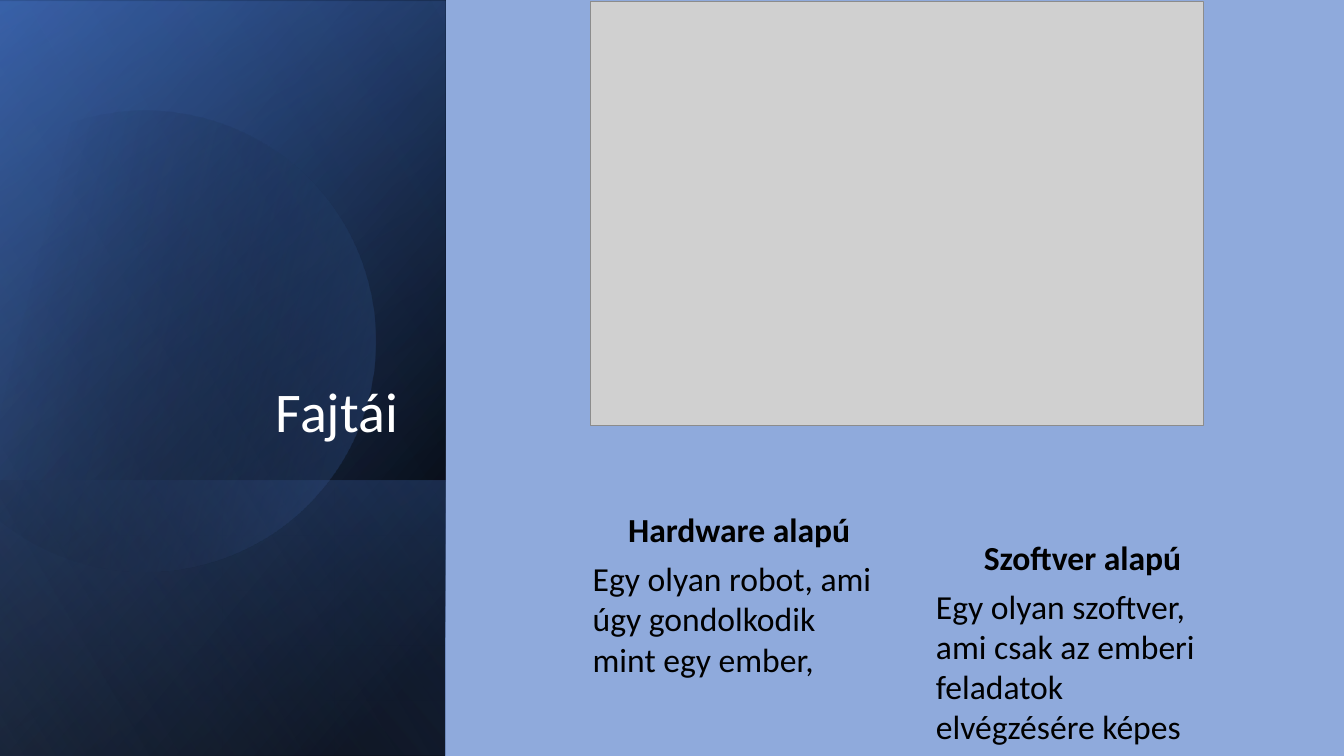
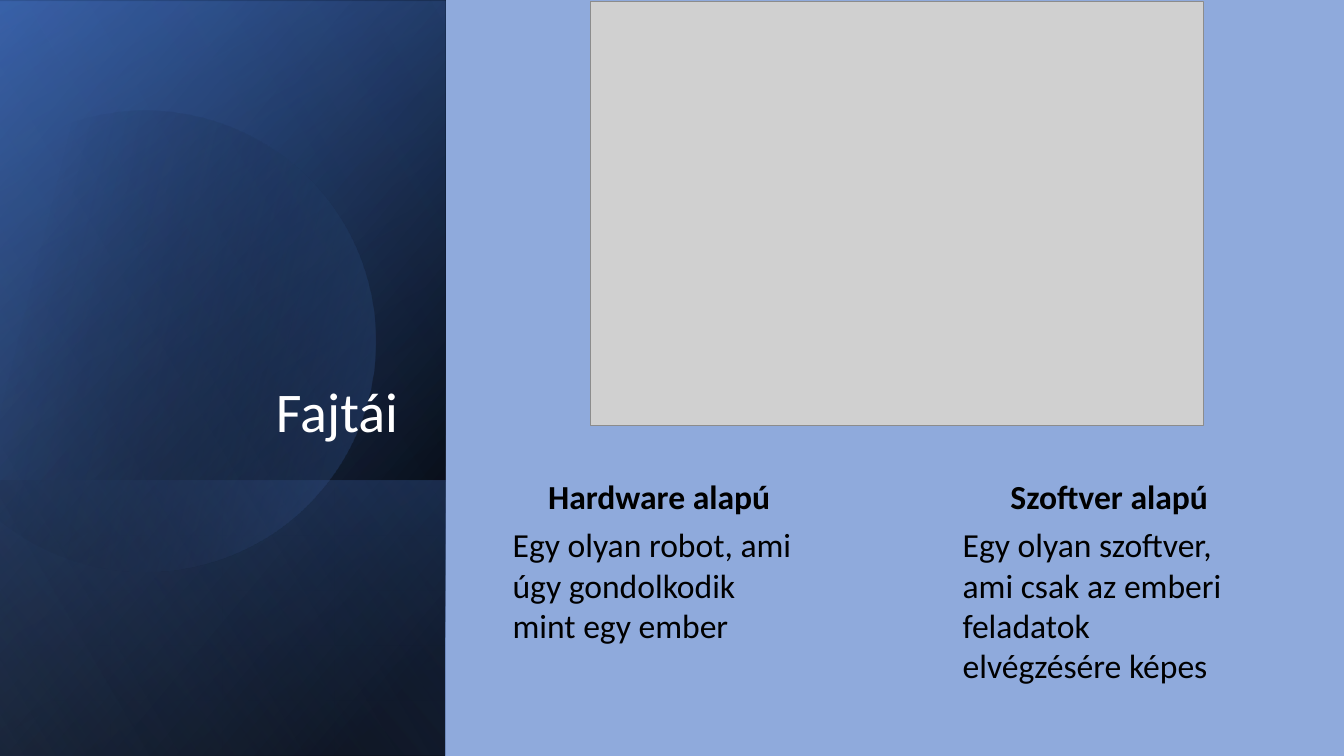
Before and after one commit to peterdaviid/ai-ppt, a slide deck: slide 6 of ai ppt.pptx. Drawn at 1344x756 pixels with LibreOffice and Linux fonts; fonts in the diff are those of the drawing; grey boxes stand for pictures. Boxes give left, top, right and bottom in pixels: in the first picture for what was removed or moved away, otherwise in the second. Text is boxed around its words. In the diff, an @@ line names an element or a change of style, - is before the commit and + after.

```diff
--- a/ai ppt.pptx
+++ b/ai ppt.pptx
@@ text "Hardware alapú": place and size @@
-text "Hardware alapú" at (593,518,872,678)
+text "Hardware alapú" at (513,485,792,644)
@@ text "Szoftver alapú": place and size @@
-text "Szoftver alapú" at (936,546,1194,745)
+text "Szoftver alapú" at (963,485,1221,684)
@@ text at (513,533,792,644): text changed @@
-Egy olyan robot, ami úgy gondolkodik mint egy ember,
+Egy olyan robot, ami úgy gondolkodik mint egy ember
```
Also in this commit, not shown: 2 other slides changed.
